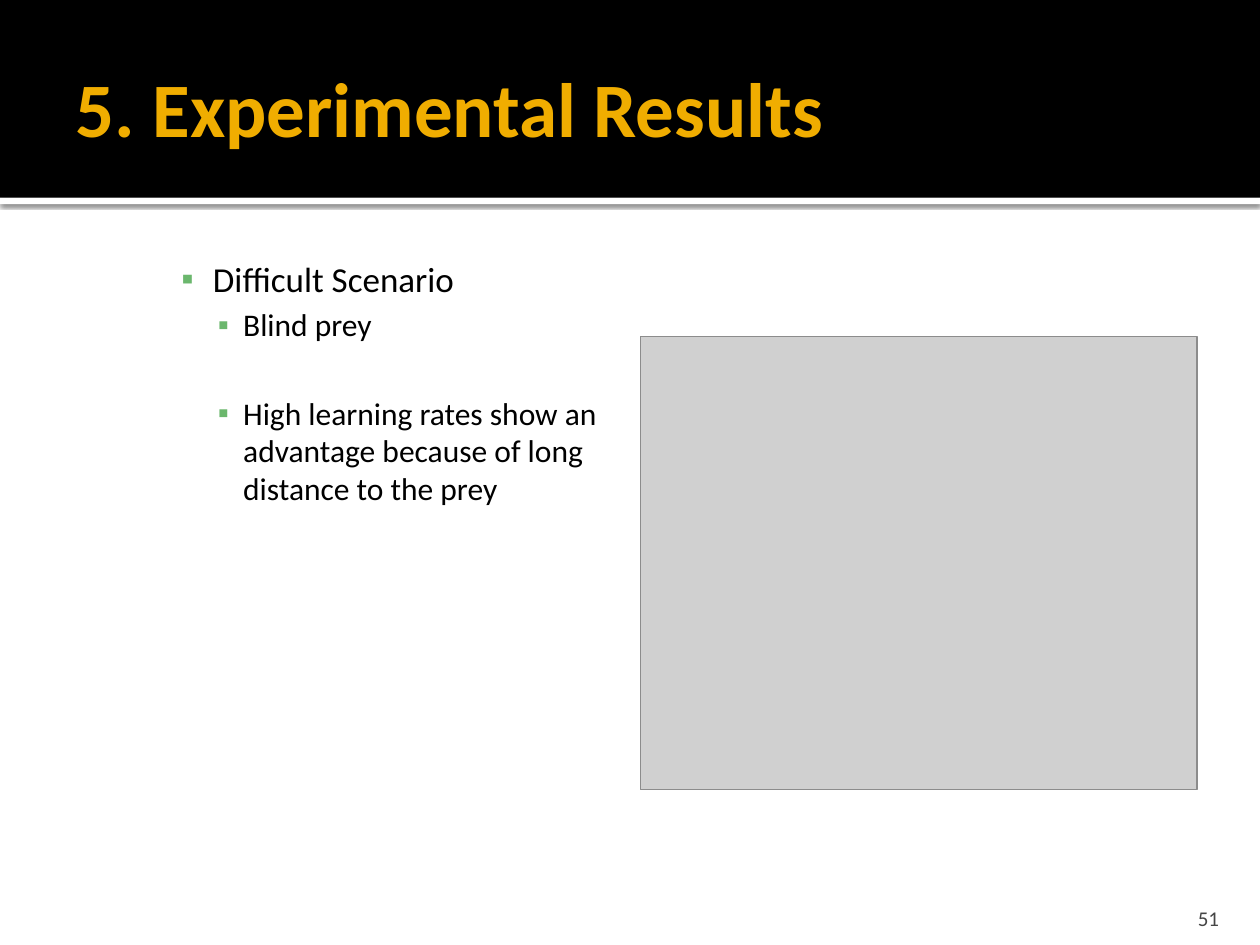
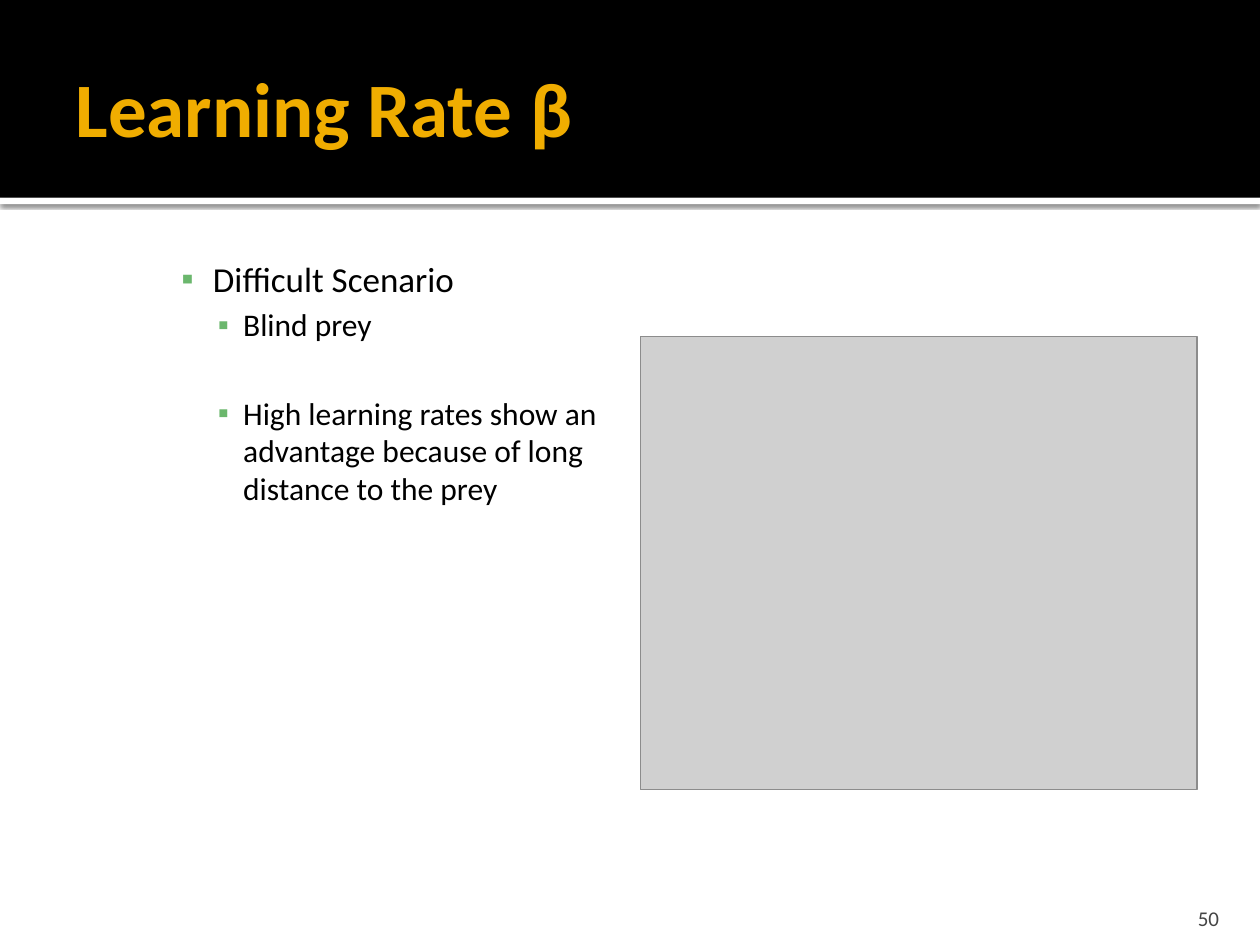
Before and after one commit to ClemensLode/GECCO-XCS-paper, a slide deck: slide 50 of Presentation/Adaption of XCS to Multi-Learner Predator.pptx (slide 51 before the commit). Drawn at 1260x945 pixels with LibreOffice and Linux fonts; fonts in the diff are those of the drawing; grey boxes stand for pictures. Boxes give left, top, right and bottom in pixels: in the first picture for what was removed or moved away, otherwise in the second. Text is boxed around its words. In the diff, an @@ line names an element or a change of style, - is before the commit and + after.

```diff
--- a/Presentation/Adaption of XCS to Multi-Learner Predator.pptx
+++ b/Presentation/Adaption of XCS to Multi-Learner Predator.pptx
@@ title at (76, 83, 573, 150): text changed @@
-5. Experimental Results
+Learning Rate β
@@ page number at (1198, 912, 1219, 926): text changed @@
-51
+50
```
Also in this commit, not shown: 18 other slides changed, 7 slides added, 34 slides removed, 1 other file.
